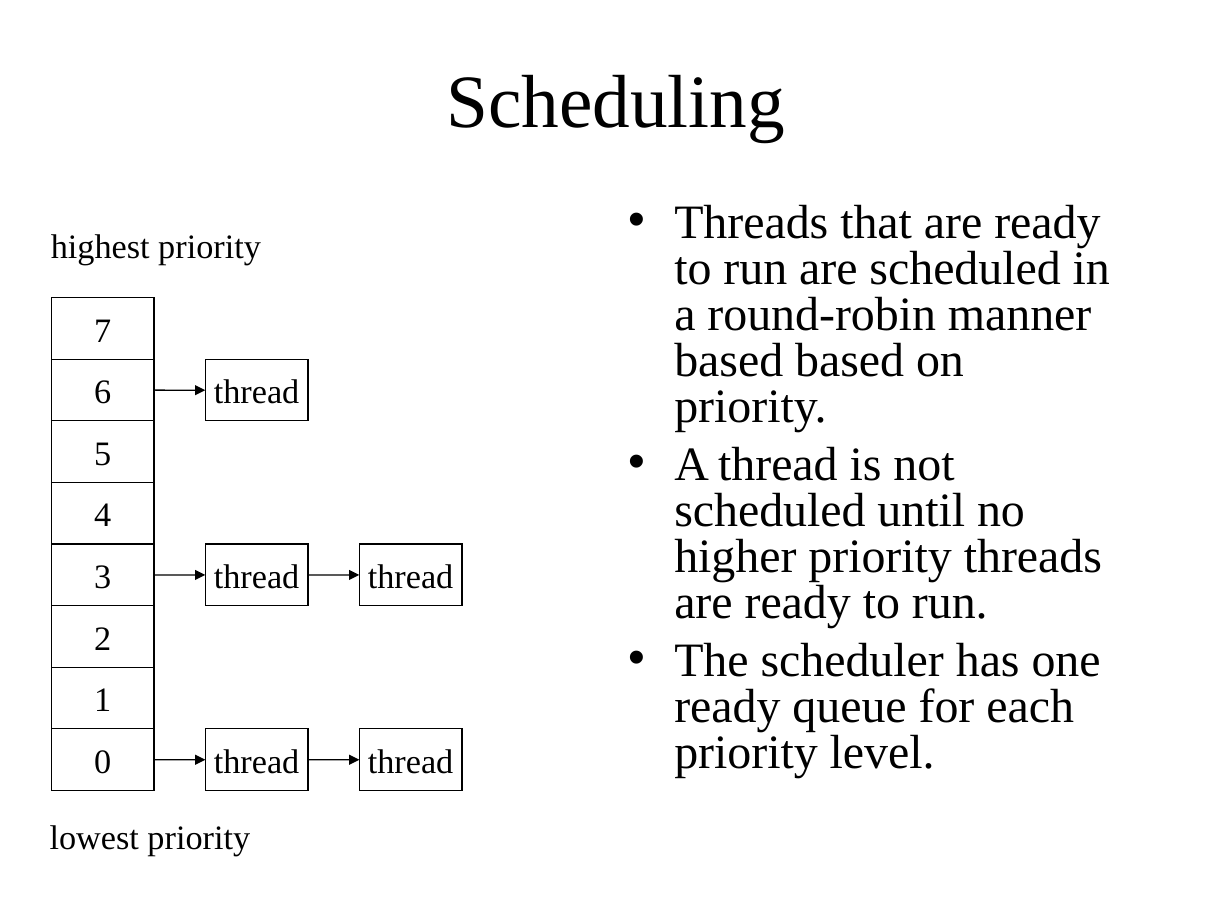
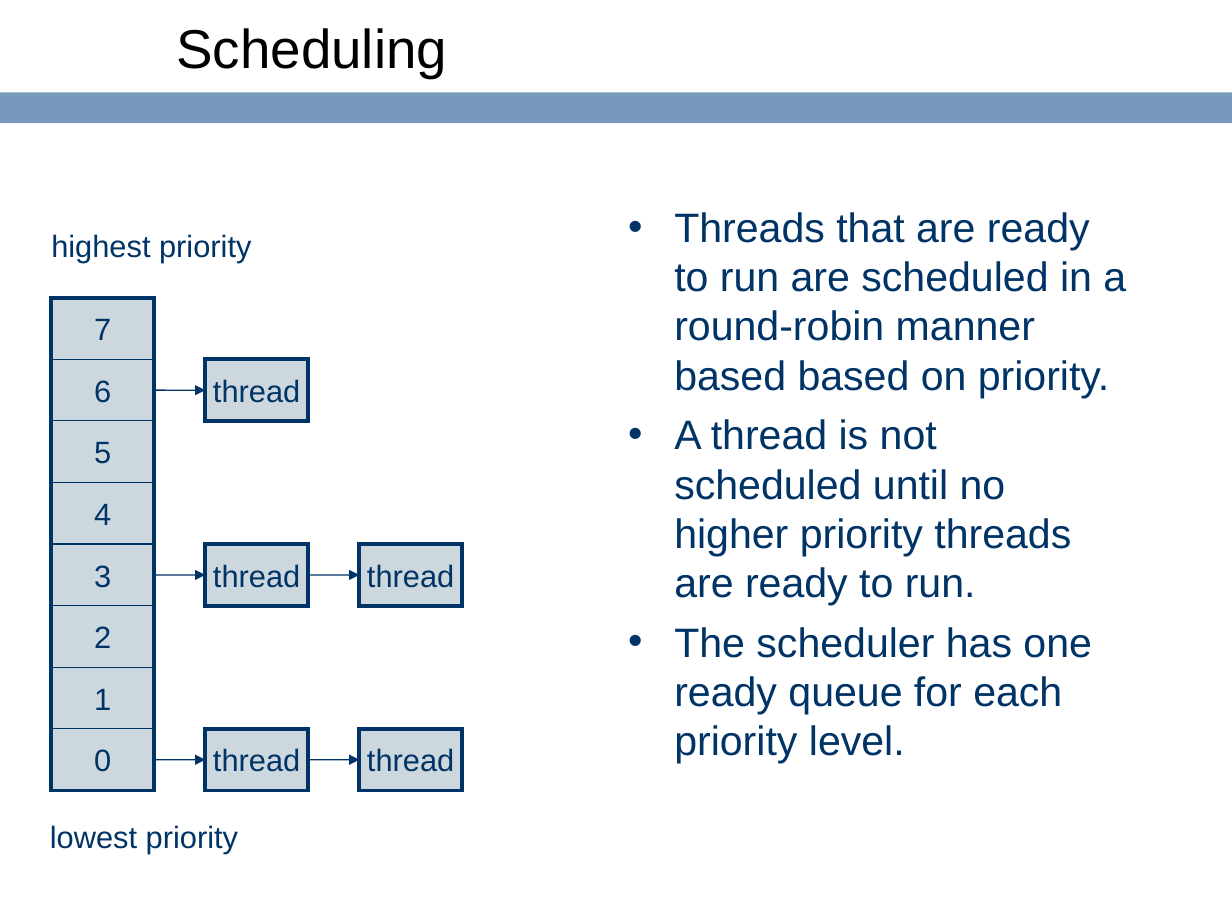
Before and after one commit to ringgaard/sanos, a slide deck: slide 51 of doc/sanostech.ppt (slide 50 before the commit). Drawn at 1232x924 pixels with LibreOffice and Linux fonts; fonts in the diff are those of the drawing; background and template pictures are left out. Boxes give left, top, right and bottom in pixels: in the first picture for what was removed or moved away, otherwise in the second. Text is boxed around its words. In the diff, an @@ line names an element or a change of style, - is before the commit and + after.

```diff
--- a/doc/sanostech.ppt
+++ b/doc/sanostech.ppt
@@ title "Scheduling" moved from (x1=446, y1=74, x2=785, y2=141) to (x1=176, y1=28, x2=447, y2=77) @@
@@ title "Scheduling" at (x1=176, y1=28, x2=447, y2=77): size 44 to 32 pt, font Times New Roman to Arial; alignment centre to left @@
@@ rectangle added at (x1=0, y1=92, x2=1232, y2=123), fill #779ABC @@
@@ text "Threads that are ready to ..." at (x1=674, y1=212, x2=1126, y2=764): size 28 to 24 pt, font Times New Roman to Arial, text colour #000000 to #003366; line spacing 0.8 to 1; less space between paragraphs; bullet colour #000000 to #003366 @@
@@ text "highest priority" at (x1=51, y1=234, x2=251, y2=263): size 20 to 18 pt, font Times New Roman to Arial, text colour #000000 to #003366 @@
@@ rectangle at (x1=52, y1=298, x2=154, y2=791): fill #FFFFFF to #CCD8DE; outline #000000 0.74 pt to #003366 0.74 pt @@
@@ rectangle added at (x1=52, y1=298, x2=154, y2=791), outline #003366 2.24 pt @@
@@ arrow (154, 391) - (206, 391): stroke #000000 0.74 pt to #003366 0.74 pt @@
@@ size 20 to 18 pt, font Times New Roman to Arial, text colour #000000 to #003366; fill #FFFFFF to #CCD8DE; outline #000000 0.74 pt to #003366 2.24 pt in 5 elements at (x1=360, y1=729, x2=462, y2=791), (x1=206, y1=729, x2=308, y2=791), (x1=206, y1=545, x2=308, y2=606), (x1=206, y1=360, x2=308, y2=421), (x1=360, y1=545, x2=462, y2=606) @@
@@ arrow (154, 575) - (206, 575): stroke #000000 0.74 pt to #003366 0.74 pt @@
@@ arrow (308, 575) - (360, 575): stroke #000000 0.74 pt to #003366 0.74 pt @@
@@ size 20 to 18 pt, font Times New Roman to Arial, text colour #000000 to #003366; fill #FFFFFF to #CCD8DE; outline #000000 0.74 pt to #003366 0.74 pt in 8 elements at (x1=52, y1=298, x2=154, y2=360), (x1=52, y1=360, x2=154, y2=421), (x1=52, y1=421, x2=154, y2=483), (x1=52, y1=483, x2=154, y2=545), (x1=52, y1=545, x2=154, y2=606), (x1=52, y1=606, x2=154, y2=668), (x1=52, y1=668, x2=154, y2=729), (x1=52, y1=729, x2=154, y2=791) @@
@@ arrow (154, 760) - (206, 760): stroke #000000 0.74 pt to #003366 0.74 pt @@
@@ arrow (308, 760) - (360, 760): stroke #000000 0.74 pt to #003366 0.74 pt @@
@@ text "lowest priority" at (x1=50, y1=825, x2=238, y2=854): size 20 to 18 pt, font Times New Roman to Arial, text colour #000000 to #003366 @@
```
Also in this commit, not shown: 57 other slides changed, 1 slide added, 21 other files.
